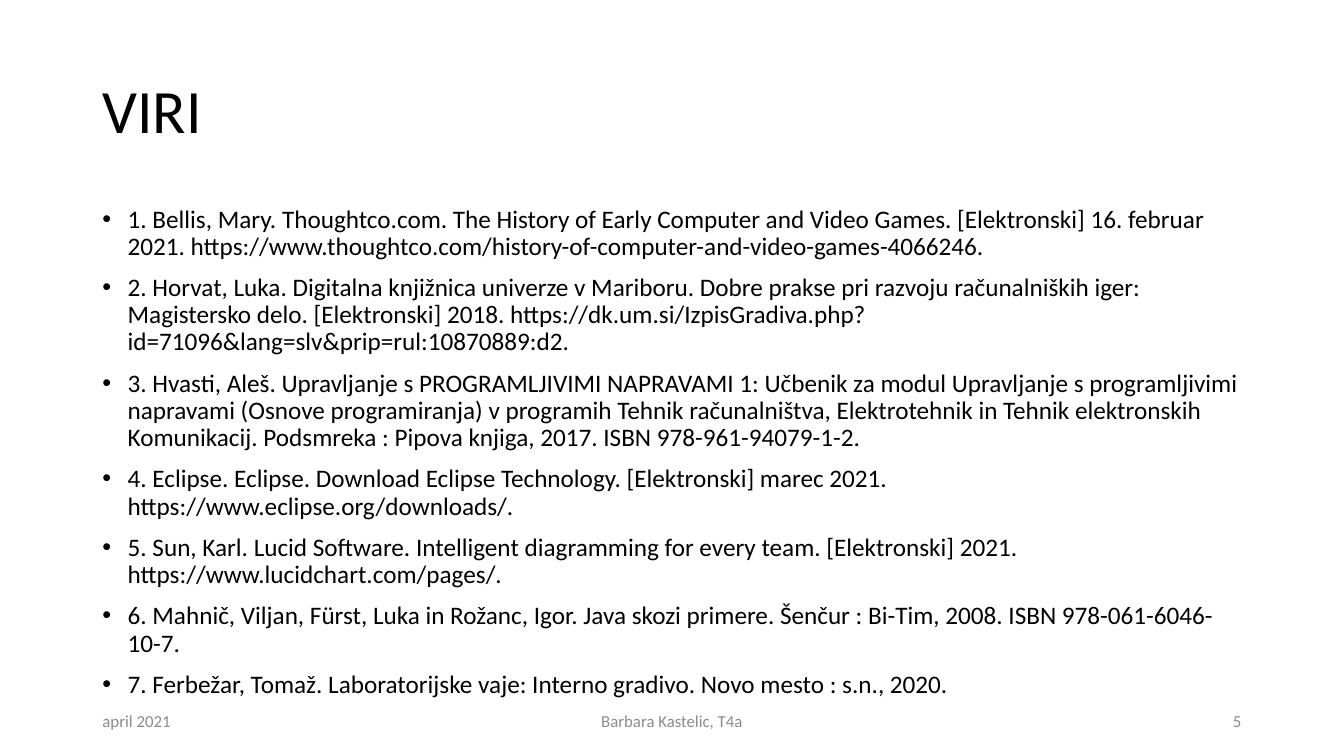
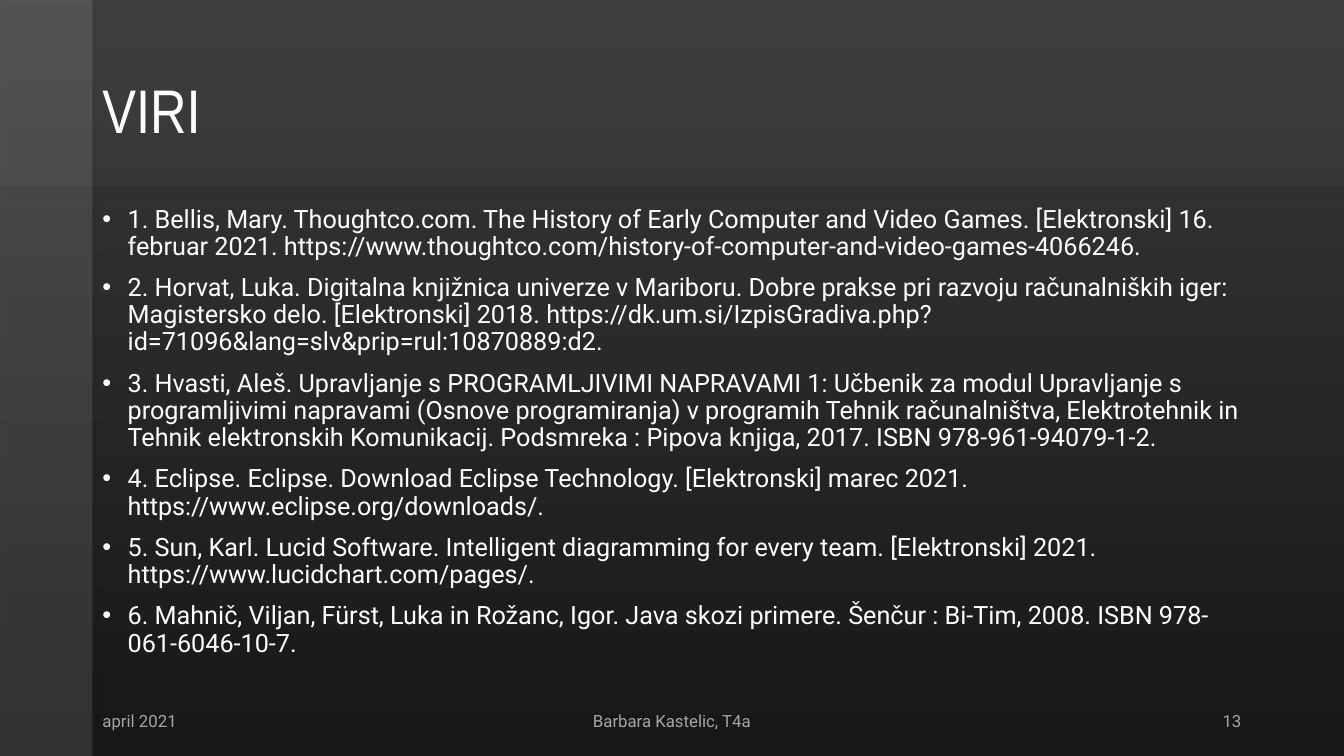
Before and after one commit to Barbie3/MaturitenaNaloga, a slide deck: slide 13 of IZDELAVA IGER - SUDOKU.pptx (slide 5 before the commit). Drawn at 1344x756 pixels with LibreOffice and Linux fonts; fonts in the diff are those of the drawing. Boxes give left, top, right and bottom in pixels: in the first picture for what was removed or moved away, otherwise in the second. Text is boxed around its words. In the diff, an @@ line names an element or a change of style, - is before the commit and + after.

```diff
--- a/IZDELAVA IGER - SUDOKU.pptx
+++ b/IZDELAVA IGER - SUDOKU.pptx
@@ background #FFFFFF to gradient #3B3838 to #181717 @@
@@ rectangle added at [0,0,93,756], fill #FFFFFF at 12% opacity @@
@@ rectangle added at [0,0,1344,187], fill #FFFFFF at 4% opacity @@
@@ title "VIRI" at [102,90,200,133]: font Calibri to Arial Narrow, text colour #000000 to #FFFFFF @@
@@ text "1. Bellis, Mary. Thoughtco.com. The ..." at [128,207,1238,653]: font Calibri to Roboto, text colour #000000 to #FFFFFF @@
@@ text at [128,675,947,698]: paragraph removed @@
-• 7. Ferbežar, Tomaž. Laboratorijske vaje: Interno gradivo. Novo mesto : s.n., 2020.
@@ text "april 2021" at [102,714,177,731]: font Calibri to Roboto, text colour #8C8C8C to #A6A6A6 @@
@@ text "Barbara Kastelic, T4a" at [593,714,751,729]: font Calibri to Roboto, text colour #8C8C8C to #A6A6A6 @@
@@ page number at [1223,715,1242,727]: text changed; font Calibri to Roboto; text colour #8C8C8C to #A6A6A6 @@
-5
+13
```
Also in this commit, not shown: 6 other slides changed, 9 slides added.
